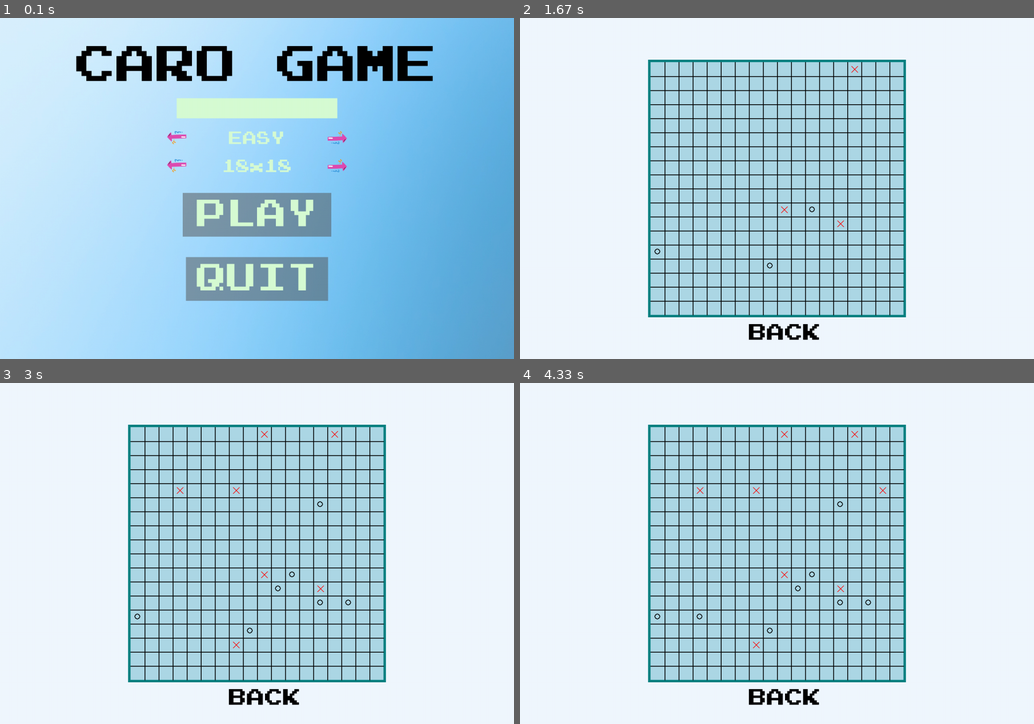
Above: before the commit, frames 1-4 (two rows, left to right).
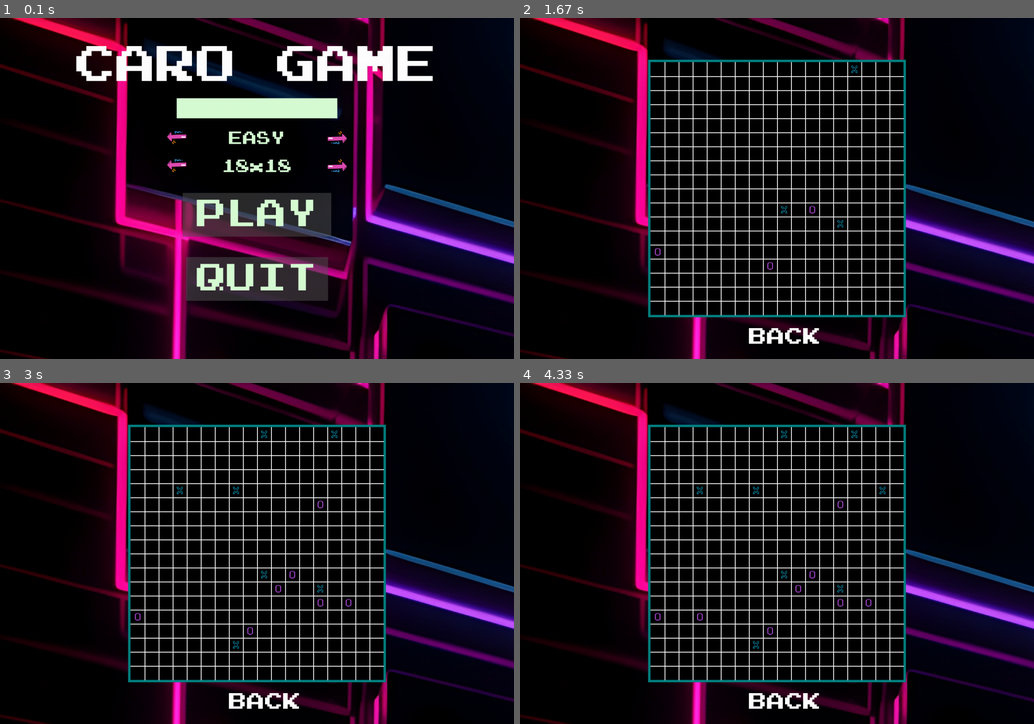
Above: after the commit, the same moments.

Repository: HuyHoang04/Caro-pygame
Game: pygame game, started from Frontend/menu/menu.py
The game is run twice, just before and just after one commit, with the same random seed, the same clock (stepped at 60 frames per second) and the same inputs.
Inputs (mouse positions are in pixels of both pictures, inside the frame that each line leads up to):
- Up to frame 1 (0.1 s): no input
- Up to frame 2 (1.67 s): click (756, 202) at 0.38 s; click (777, 212) at 0.72 s; click (854, 69) at 1.05 s; click (838, 219) at 1.38 s
- Up to frame 3 (3 s): click (267, 437) at 1.72 s; click (231, 642) at 2.05 s; click (241, 495) at 2.38 s; click (185, 481) at 2.72 s
- Up to frame 4 (4.33 s): click (884, 492) at 4.05 s

The runs differ from the first frame. In frame 1, 96% of the frame differs, in the area x 0-100%, y 0-100%; in frame 2, 99%; in frame 3, 99%; in frame 4, 99%.

Commit message:
Change background and icon

Diff:
--- a/Frontend/menu/constants.py
+++ b/Frontend/menu/constants.py
@@ -12,12 +12,20 @@
 HEIGHT = 850  # Đảm bảo kích thước này trùng với SCREEN trong menu.py
 WHITE = (255, 255, 255)
 BLACK = (0, 0, 0)
-RED = (255, 0, 0)
-BLUE = (173, 216, 230)  # Màu nền lưới
-BACKGROUND_COLOR = (240, 248, 255)  # Màu nền màn hình
+RED = (255, 0, 0) # Màu nền lưới
+BACKGROUND_COLOR = pygame.image.load("assets/Background3.jpg")  # Màu nền màn hình
 LINE_WIDTH = 2
 FRAME_COLOR = (0, 128, 128)  # Màu khung bao quanh lưới
 FRAME_WIDTH = 6  # Độ dày của khung
+
+
+# Tải các biểu tượng X và O
+ICON_X = pygame.image.load("assets/iconX.png")  # Đường dẫn tới ảnh iconX.png
+ICON_O = pygame.image.load("assets/iconO.png")  # Đường dẫn tới ảnh iconO.png
+
+# Cân nhắc thay đổi kích thước icon để phù hợp với CELL_SIZE (nếu cần thiết)
+ICON_X = pygame.transform.scale(ICON_X, (CELL_SIZE - 10, CELL_SIZE - 10))
+ICON_O = pygame.transform.scale(ICON_O, (CELL_SIZE - 10, CELL_SIZE - 10))
 
 # Thiết lập vị trí lưới để nằm giữa màn hình
 def update_grid_offset():
--- a/Frontend/menu/graphics.py
+++ b/Frontend/menu/graphics.py
@@ -3,7 +3,7 @@
 from constants import *
 
 def draw_grid(screen):
-    screen.fill(BACKGROUND_COLOR)  # Đặt màu nền cho màn hình
+    screen.blit(BACKGROUND_COLOR, (0, 0))  # Đặt màu nền cho màn hình
 
     # Vẽ khung bao quanh lưới
     pygame.draw.rect(screen, FRAME_COLOR,
@@ -11,15 +11,15 @@
                       get_board_size() * CELL_SIZE + 2 * FRAME_WIDTH, get_board_size() * CELL_SIZE + 2 * FRAME_WIDTH))
 
     # Vẽ nền lưới
-    pygame.draw.rect(screen, BLUE,
+    pygame.draw.rect(screen, BLACK,
                      (GRID_OFFSET_X, GRID_OFFSET_Y, get_board_size() * CELL_SIZE, get_board_size() * CELL_SIZE))
 
     # Vẽ các đường lưới
     for i in range(1, get_board_size()):
-        pygame.draw.line(screen, BLACK,
+        pygame.draw.line(screen, WHITE,
                          (GRID_OFFSET_X, GRID_OFFSET_Y + CELL_SIZE * i),
                          (GRID_OFFSET_X + get_board_size() * CELL_SIZE, GRID_OFFSET_Y + CELL_SIZE * i), LINE_WIDTH)
-        pygame.draw.line(screen, BLACK,
+        pygame.draw.line(screen, WHITE,
                          (GRID_OFFSET_X + CELL_SIZE * i, GRID_OFFSET_Y),
                          (GRID_OFFSET_X + CELL_SIZE * i, GRID_OFFSET_Y + get_board_size() * CELL_SIZE), LINE_WIDTH)
 
@@ -27,14 +27,11 @@
     for row in range(get_board_size()):
         for col in range(get_board_size()):
             if board[row][col] == "X":
-                pygame.draw.line(screen, RED, (GRID_OFFSET_X + col * CELL_SIZE + 10, GRID_OFFSET_Y + row * CELL_SIZE + 10),
-                                 (GRID_OFFSET_X + col * CELL_SIZE + CELL_SIZE - 10, GRID_OFFSET_Y + row * CELL_SIZE + CELL_SIZE - 10), LINE_WIDTH)
-                pygame.draw.line(screen, RED, (GRID_OFFSET_X + col * CELL_SIZE + CELL_SIZE - 10, GRID_OFFSET_Y + row * CELL_SIZE + 10),
-                                 (GRID_OFFSET_X + col * CELL_SIZE + 10, GRID_OFFSET_Y + row * CELL_SIZE + CELL_SIZE - 10), LINE_WIDTH)
+                # Vẽ iconX vào vị trí tương ứng
+                screen.blit(ICON_X, (GRID_OFFSET_X + col * CELL_SIZE + 5, GRID_OFFSET_Y + row * CELL_SIZE + 5))
             elif board[row][col] == "O":
-                pygame.draw.circle(screen, BLACK, (GRID_OFFSET_X + col * CELL_SIZE + CELL_SIZE // 2,
-                                                    GRID_OFFSET_Y + row * CELL_SIZE + CELL_SIZE // 2),
-                                   CELL_SIZE // 2 - 10, LINE_WIDTH)
+                # Vẽ iconO vào vị trí tương ứng
+                screen.blit(ICON_O, (GRID_OFFSET_X + col * CELL_SIZE + 5, GRID_OFFSET_Y + row * CELL_SIZE + 5))
 
 def draw_winning_line(screen, positions):
     if not positions:
--- a/Frontend/menu/menu.py
+++ b/Frontend/menu/menu.py
@@ -14,7 +14,7 @@
 pygame.display.set_caption("Menu")
 
 # Tải ảnh nền
-BG = pygame.image.load("assets/Background2.jpg")
+BG = pygame.image.load("assets/Background3.jpg")
 player_name = ""
 
 # Hàm lấy font chữ
@@ -65,8 +65,8 @@
         draw_grid(SCREEN)
         draw_symbols(SCREEN, board)
 
-        PLAY_BACK = Button(image=None, pos=(660, 785),
-                           text_input="BACK", font=get_font(45), base_color="Black", hovering_color="Red")
+        PLAY_BACK = Button(image=None, pos=(660, 795),
+                           text_input="BACK", font=get_font(45), base_color="White", hovering_color="Red")
 
         PLAY_BACK.changeColor(PLAY_MOUSE_POS)
         PLAY_BACK.update(SCREEN)
@@ -119,7 +119,7 @@
     while True:
         SCREEN.blit(BG, (0, 0))  # Màu nền cho thông báo người thắng
 
-        WINNER_TEXT = get_font(75).render(f"{winner} Wins!", True, "Black")
+        WINNER_TEXT = get_font(75).render(f"{winner} Wins!", True, "White")
         WINNER_RECT = WINNER_TEXT.get_rect(center=(670, 300))
 
         REPLAY_BUTTON = Button(image=pygame.image.load("assets/Quit Rect.png"), pos=(440, 500),
@@ -160,7 +160,7 @@
         SCREEN.blit(BG, (0, 0))
         MENU_MOUSE_POS = pygame.mouse.get_pos()
 
-        MENU_TEXT = get_font(100).render("CARO GAME", True, "Black")
+        MENU_TEXT = get_font(100).render("CARO GAME", True, "White")
         MENU_RECT = MENU_TEXT.get_rect(center=(640, 120))
 
         PLAY_BUTTON = Button(image=pygame.image.load("assets/Play Rect.png"), pos=(640, 490),
Binary file added: Frontend/menu/assets/Background3.jpg
Binary file added: Frontend/menu/assets/iconO.png
Binary file added: Frontend/menu/assets/iconX.png
